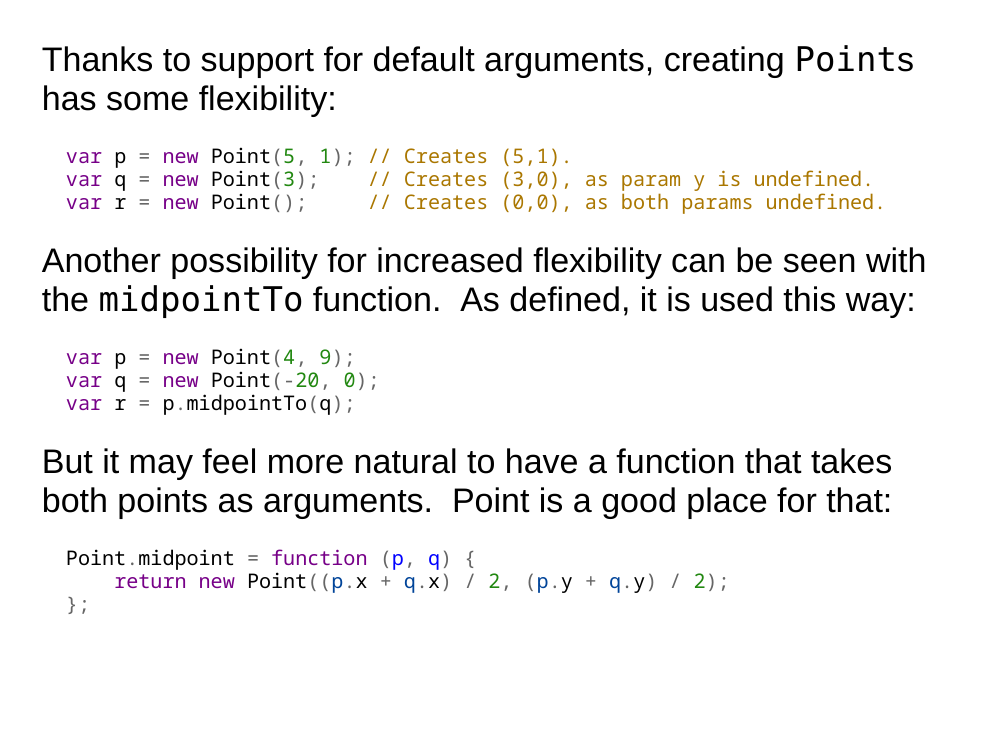
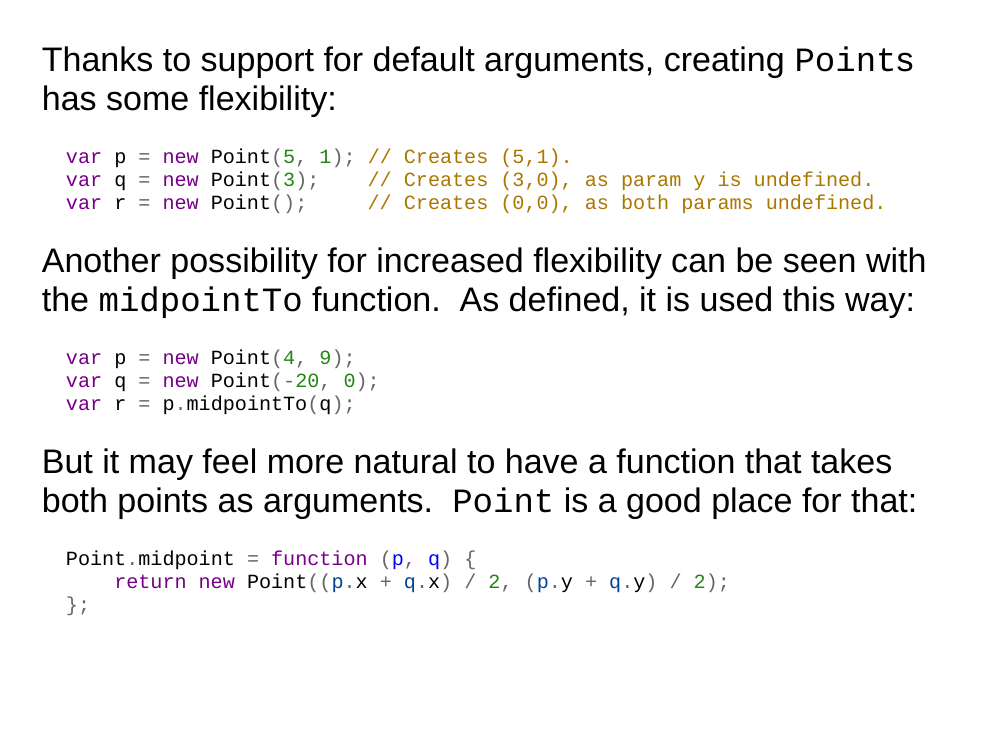
Before and after one commit to dondi/javascript-book, a slide deck: slide 8 of presentations/Chapter_7_Presentation.ppt. Drawn at 1008x756 pixels with LibreOffice and Linux fonts; fonts in the diff are those of the drawing; background and template pictures are left out. Boxes give left, top, right and bottom in pixels: in the first picture for what was removed or moved away, otherwise in the second. Text is boxed around its words. In the diff, an @@ line names an element or a change of style, - is before the commit and + after.

Commit message:
Font and formatting tweaks before going back to adding content.

```diff
--- a/presentations/Chapter_7_Presentation.ppt
+++ b/presentations/Chapter_7_Presentation.ppt
@@ text "Thanks to support for default ..." at <box>42,46,926,593</box>: font DejaVu Sans Mono to Courier New in "Points", "midpointTo"; font Noto Sans Mono to Courier New in "var p = new Point(5, 1); // ...", "var p = new Point(4, 9); var ...", "Point.midpoint = function (p, q) { return ..."; font Arial to Courier New in "Point" @@
```
Also in this commit, not shown: 8 other slides changed.
